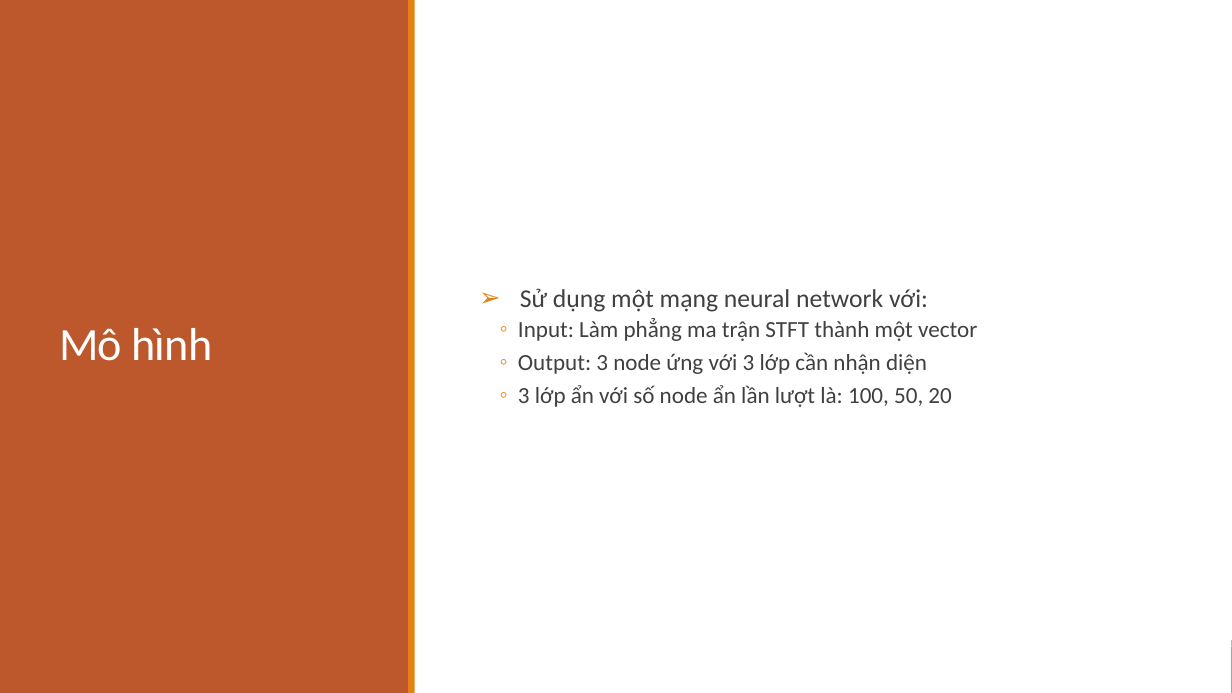
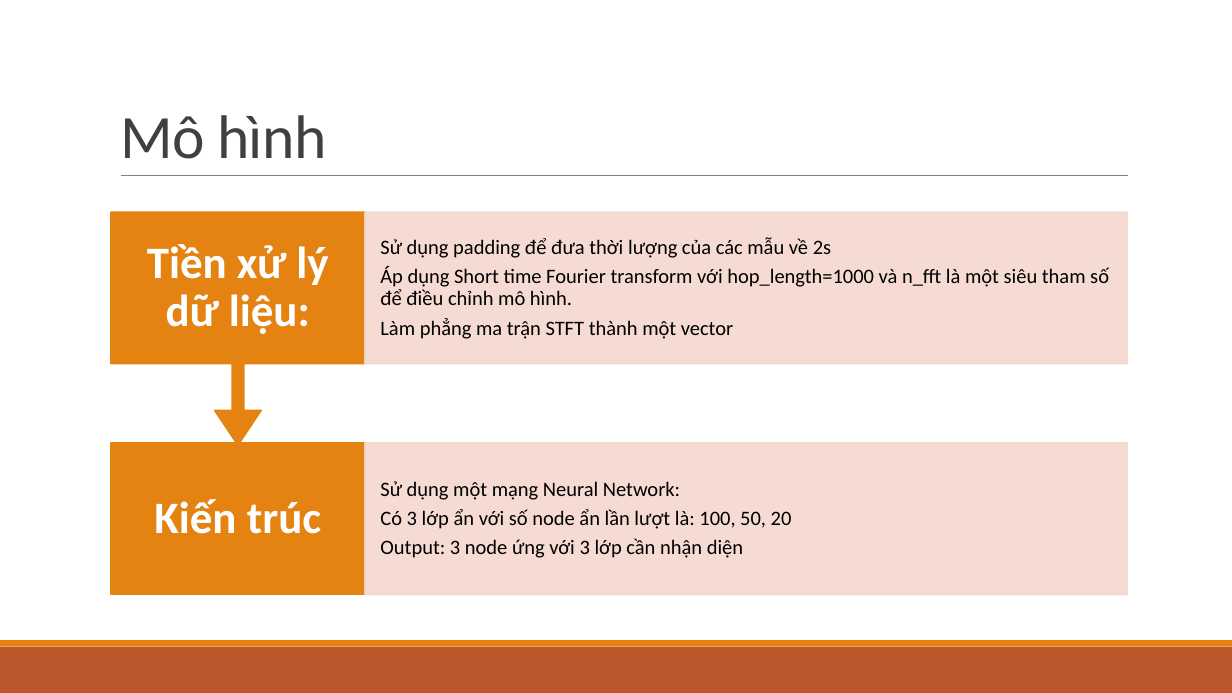
Before and after one commit to hoangphuc1998/DataScienceFinalProject, a slide deck: slide 11 of DataScience.pptx (slide 7 before the commit). Drawn at 1232x693 pixels with LibreOffice and Linux fonts; fonts in the diff are those of the drawing. Boxes give left, top, right and bottom in pixels: in the first picture for what was removed or moved away, otherwise in the second. Text is boxed around its words. In the diff, an @@ line names an element or a change of style, - is before the commit and + after.

```diff
--- a/DataScience.pptx
+++ b/DataScience.pptx
@@ rectangle removed at <box>0,0,1232,693</box> @@
@@ rectangle removed at <box>0,0,409,693</box> @@
@@ title "Mô hình": place and size @@
-title "Mô hình" at <box>59,328,212,361</box>
+title "Mô hình" at <box>120,115,326,159</box>
@@ title "Mô hình" at <box>120,115,326,159</box>: size 36 to 48 pt, text colour #FFFFFF to #404040; vertical alignment middle to bottom @@
@@ rectangle removed at <box>409,0,415,693</box> @@
@@ line added from (121, 176) to (1128, 176), #808080 0.5 pt @@
@@ group added at <box>111,213,1128,594</box>: 4 texts, 3 rectangles, 1 up arrow callout @@
+Kiến trúc
+Sử dụng một mạng Neural Network:
+Có 3 lớp ẩn với số node ẩn lần lượt là: 100, 50, 20
+Output: 3 node ứng với 3 lớp cần nhận diện
+Tiền xử lý dữ liệu:
+Sử dụng padding để đưa thời lượng của các mẫu về 2s
+Áp dụng Short time Fourier transform với hop_length=1000 và n_fft là một siêu tham số để điều chỉnh mô hình.
+Làm phẳng ma trận STFT thành một vector
@@ text removed at <box>518,288,977,407</box> @@
-➢ Sử dụng một mạng neural network với:
-  ◦ Input: Làm phẳng ma trận STFT thành một vector
-  ◦ Output: 3 node ứng với 3 lớp cần nhận diện
-  ◦ 3 lớp ẩn với số node ẩn lần lượt là: 100, 50, 20
```
Also in this commit, not shown: 3 other slides changed, 8 slides added, 1 other file.
